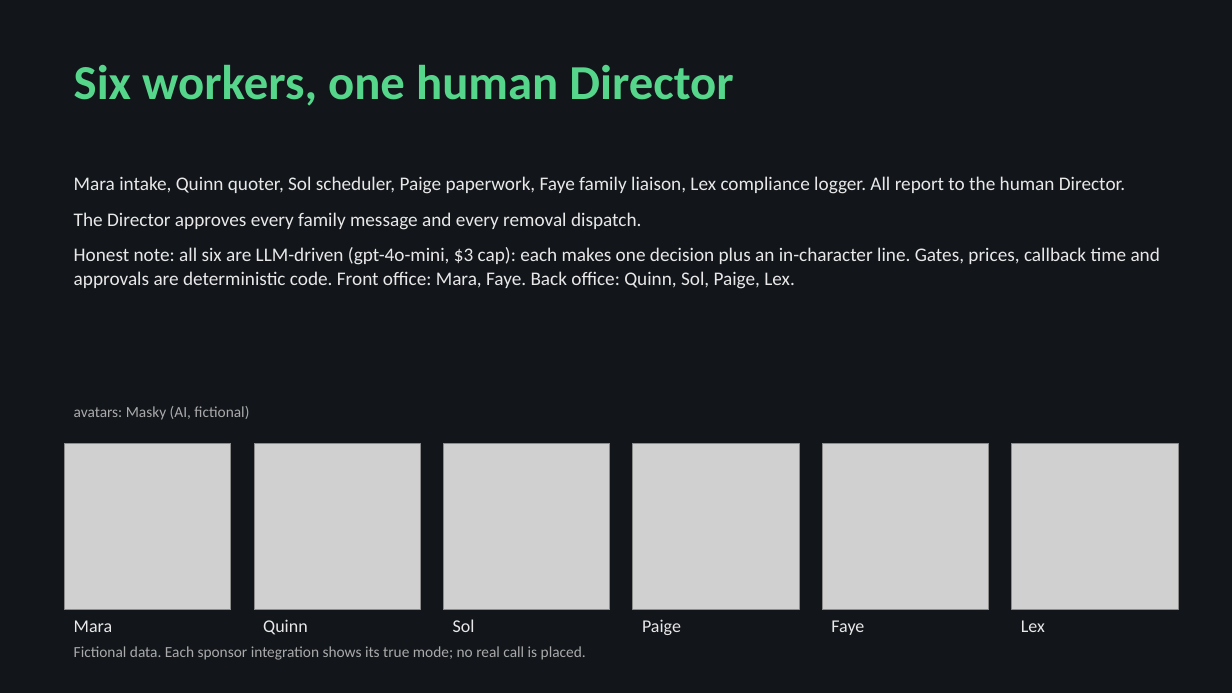
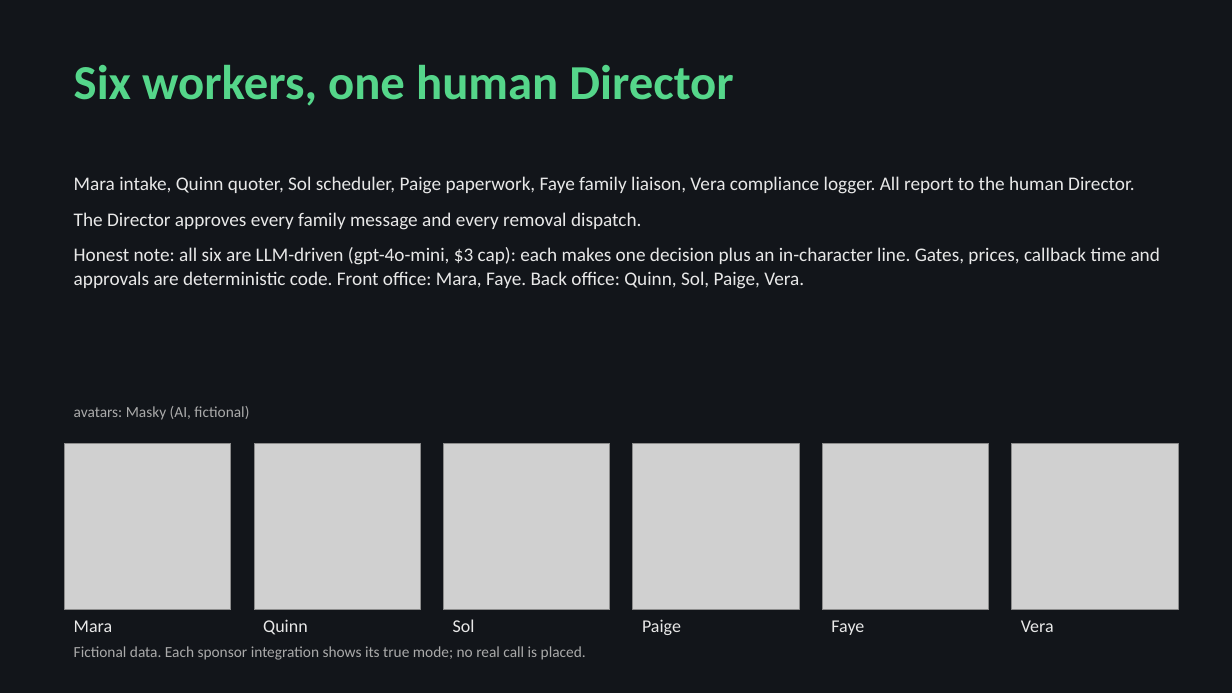
Before and after one commit to donaldc11/vigil-ai-night-staff, a slide deck: slide 3 of Vigil_deck.pptx. Drawn at 1232x693 pixels with LibreOffice and Linux fonts; fonts in the diff are those of the drawing; grey boxes stand for pictures. Boxes give left, top, right and bottom in pixels: in the first picture for what was removed or moved away, otherwise in the second. Text is boxed around its words. In the diff, an @@ line names an element or a change of style, - is before the commit and + after.

Commit message:
Vigil: rename Lex to Vera and verify Tenki sandbox

```diff
--- a/Vigil_deck.pptx
+++ b/Vigil_deck.pptx
@@ text at bbox=[74, 176, 1134, 194]: text changed @@
-Mara intake, Quinn quoter, Sol scheduler, Paige paperwork, Faye family liaison, Lex compliance logger. All report to the human Director.
+Mara intake, Quinn quoter, Sol scheduler, Paige paperwork, Faye family liaison, Vera compliance logger. All report to the human Director.
@@ text at bbox=[74, 247, 1160, 289]: text changed @@
-Honest note: all six are LLM-driven (gpt-4o-mini, $3 cap): each makes one decision plus an in-character line. Gates, prices, callback time and approvals are deterministic code. Front office: Mara, Faye. Back office: Quinn, Sol, Paige, Lex.
+Honest note: all six are LLM-driven (gpt-4o-mini, $3 cap): each makes one decision plus an in-character line. Gates, prices, callback time and approvals are deterministic code. Front office: Mara, Faye. Back office: Quinn, Sol, Paige, Vera.
@@ text at bbox=[1021, 620, 1054, 632]: text changed @@
-Lex
+Vera
```
Also in this commit, not shown: 2 other slides changed, 16 other files.
